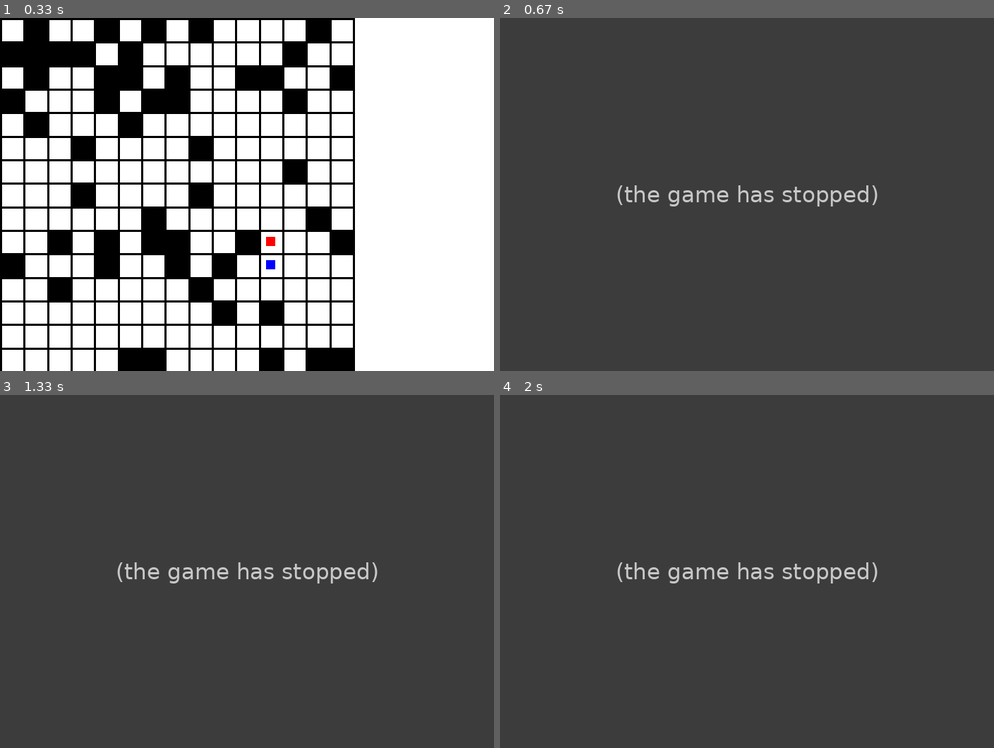
Above: before the commit, frames 1-4 (two rows, left to right).
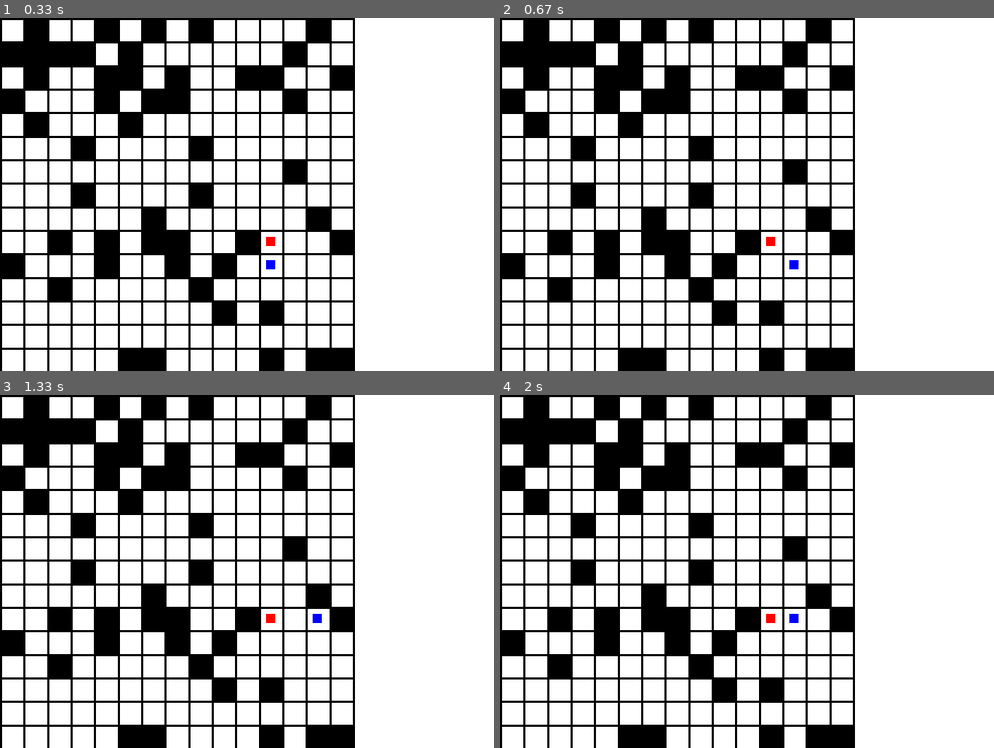
Above: after the commit, the same moments.

Repository: Vincent-lau/pygame_project
Game: pygame game, started from edu_game.py
The game is run twice, just before and just after one commit, with the same random seed, the same clock (stepped at 60 frames per second) and the same inputs.
Inputs:
- Up to frame 1 (0.33 s): no input
- Up to frame 2 (0.67 s): hold Right from 0.33 s (still down)
- Up to frame 3 (1.33 s): release Right at 0.8 s; hold Up 0.83-1.13 s; hold Right from 1.17 s (still down)
- Up to frame 4 (2 s): release Right at 1.63 s; hold Left from 1.67 s (still down)

Frame 1 is identical in both runs. In frame 2, 100% of the frame differs, in the area x 0-100%, y 0-100%; in frame 3, 100%; in frame 4, 100%.
Error before the commit: NameError: name 'maze' is not defined (edu_game.py line 51); the game stopped at 0.33 s (later frames are placeholders)

Commit message:
player can move on a randomly generated maze

Diff:
--- a/edu_game.py
+++ b/edu_game.py
@@ -9,24 +9,25 @@
 BLUE=(0,0,255)
 
 class Player(pg.sprite.Sprite):
-    def __init__(self,pos,size,color):
+    def __init__(self,pos,cor,size,color):
         super().__init__()
         self.image=pg.Surface(size)
         self.rect=self.image.get_rect(topleft=pos)
         self.image.fill(color)
         self.time=0
-        self.cor=[0,0]      # cor[0] is the row number and cor[1] is the column number
+        self.cor=cor    # cor[0] is the row number and cor[1] is the column number
 
 
     def tracking_key(self,keys):
+        dis=500/nMazeNum
         if keys==pg.K_RIGHT:
-            self.move([self.rect.x+50,self.rect.y])
+            self.move([self.rect.x+dis,self.rect.y])
         elif keys==pg.K_LEFT:
-            self.move([self.rect.x-50,self.rect.y])
+            self.move([self.rect.x-dis,self.rect.y])
         elif keys==pg.K_UP:
-            self.move([self.rect.x,self.rect.y-50])
+            self.move([self.rect.x,self.rect.y-dis])
         elif keys==pg.K_DOWN:
-            self.move([self.rect.x,self.rect.y+50])
+            self.move([self.rect.x,self.rect.y+dis])
 
 
     def move(self,endPos):
@@ -48,8 +49,8 @@
         elif dirY<0:
             newR=self.cor[0] - 1
 
-        flag = (0<=newR<10) and (0<=newC<10) and (maze[newR][newC]!=1)
-
+        flag = (0<=newR<nMazeNum) and (0<=newC<nMazeNum) and (maze[newR][newC]!=1)
+        print(flag,newR,newC)
 
         if flag:
             if dirX:
@@ -69,6 +70,7 @@
 
 def generate_maze(): # in addition to generate the maze and add it to groups, also returns the myPlayer object
     # 1=wall 2=player 3=princess
+    global maze
     nMazeNum=random.randrange(5,20)
     maze=[[0]*nMazeNum for i in range(nMazeNum)]
 
@@ -121,7 +123,7 @@
 
             elif maze[i][j]==2:
                 size = [sideLength * 0.4, sideLength * 0.4] # the size of the player will make up two fifths of a tile
-                myPlayer = Player((j * sideLength + sideLength * 0.3, i * sideLength + sideLength * 0.3), size, BLUE) # player is centred
+                myPlayer = Player((j * sideLength + sideLength * 0.3, i * sideLength + sideLength * 0.3),[i,j], size, BLUE) # player is centred
 
 
             elif maze[i][j] == 3:
@@ -129,7 +131,7 @@
                 princess = Tile((j * sideLength + sideLength*0.3, i * sideLength + sideLength*0.3), size, RED)
                 all_sprites_group.add(princess)
 
-    return myPlayer
+    return myPlayer,nMazeNum
 
 
 
@@ -137,7 +139,8 @@
 wall_group=pg.sprite.Group()
 all_sprites_group=pg.sprite.Group()
 
-myPlayer=generate_maze()
+maze=[]
+myPlayer,nMazeNum=generate_maze()
 all_sprites_group.add(myPlayer)
 
 # font = pg.font.SysFont('Calibri', 25, True, False)
